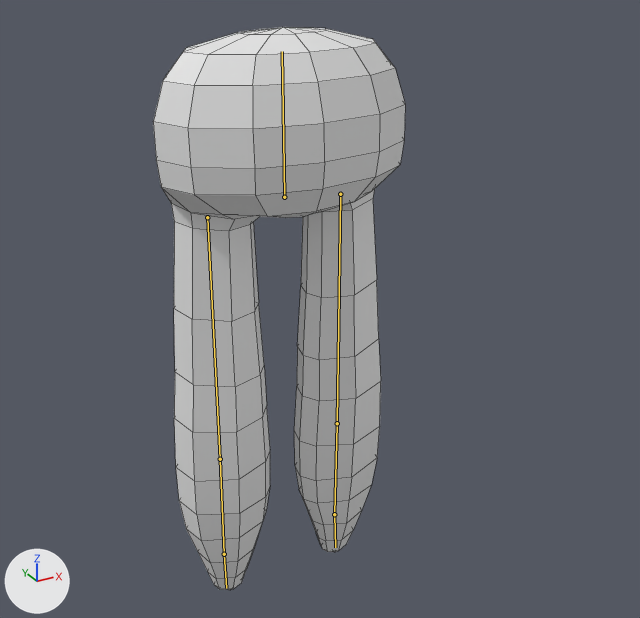
A saved change to the FBX model Assets/Models/tallfresno.fbx.
One viewpoint serves both versions: a 50 mm camera at (-4.76, -9.62, 9.25) aimed at (1.23, 1.28, 3.8). The axes (+X, +Y, +Z) are drawn at lower left. The lights are the same throughout. The first picture is the older version. The bones that change are drawn over the model as lines. Mesh edges are drawn as thin lines.
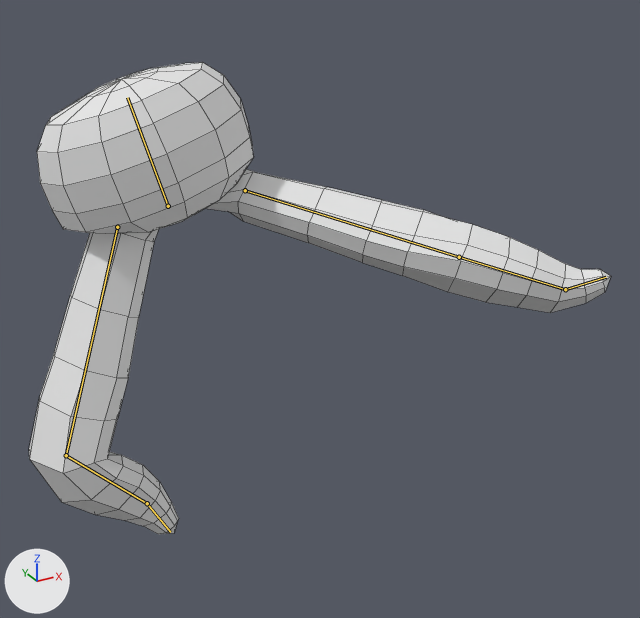
The newer file adds an action. The first version stands in its rest pose; the second is drawn at frame 46 of the action 'Armature.001|Armature.001|Armature.001Action.004'.

What the commit changed:
Bone 'Bone' (bone_bone) moves from (0.0, 0.0, 0.0) to (-0.13, 0.72, 2.82).
Bone 'Bone' (bone_bone) turns from (0, 0, 0) to (-75, -43, -5) degrees about its own x, y and z.
Bone 'Bone.001' (bone_bone_001) turns from (0, 0, 0) to (-3, -13, 7) degrees about its own x, y and z.
Bone 'Bone.002' (bone_bone_002) turns from (0, 0, 0) to (-32, 0, 0) degrees about its own x, y and z.
Bone 'Bone.003' (bone_bone_003) moves from (0.0, 0.0, 0.0) to (-0.33, 1.0, 2.89).
Bone 'Bone.003' (bone_bone_003) turns from (0, 0, 0) to (-17, 28, 15) degrees about its own x, y and z.
Bone 'Bone.004' (bone_bone_004) turns from (0, 0, 0) to (-31, 23, 50) degrees about its own x, y and z.
Bone 'Bone.005' (bone_bone_005) turns from (0, 0, 0) to (-24, 0, 0) degrees about its own x, y and z.
Bone 'Bone.006' (bone_bone_006) moves from (0.0, 0.0, 0.0) to (-0.49, -0.86, -3.04).
Bone 'Bone.006' (bone_bone_006) turns from (0, 0, 0) to (0, 0, 16) degrees about its own x, y and z.

Where the change shows, as pixel boxes [x1, y1, x2, y2] in the pictures (640 x 618 px):
'Sphere.001', posed (130% wider, 16% shorter)
    before: [153, 27, 405, 590]
    after: [29, 62, 611, 534]
bone 'Bone', root to tip
    before: (340, 194) to (337, 423)
    after: (245, 190) to (459, 257)
bone 'Bone.001', root to tip
    before: (337, 423) to (334, 514)
    after: (459, 257) to (565, 289)
bone 'Bone.002', root to tip
    before: (334, 514) to (335, 547)
    after: (565, 289) to (606, 277)
bone 'Bone.003', root to tip
    before: (207, 217) to (220, 459)
    after: (117, 227) to (66, 455)
bone 'Bone.004', root to tip
    before: (220, 459) to (224, 554)
    after: (66, 455) to (147, 503)
bone 'Bone.005', root to tip
    before: (224, 554) to (226, 588)
    after: (147, 503) to (170, 532)
bone 'Bone.006', root to tip
    before: (284, 197) to (282, 51)
    after: (168, 206) to (127, 97)
